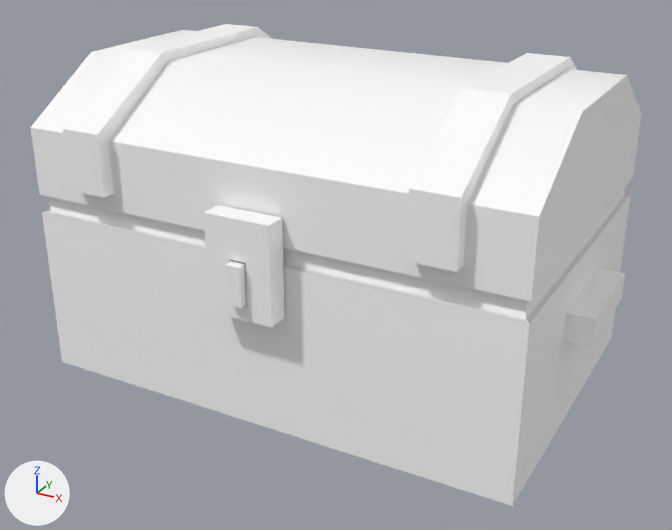
A saved change to the glTF model assets/synty/simple_fantasy/models/SF_Prop_Chest_01.glb.
Camera for both pictures: a camera (50 mm lens) standing at (0.018, -0.0332, 0.0209) and looking at (0.0003, -0.0009, 0.0048). Every picture has the same lights, and +X, +Y and +Z are marked at lower left. Where no turn or scale is listed for an object, it has been applied to the vertices.

In view in the first picture: 'SF_Prop_Chest_01', 'SF_Prop_Chest_Lid'.
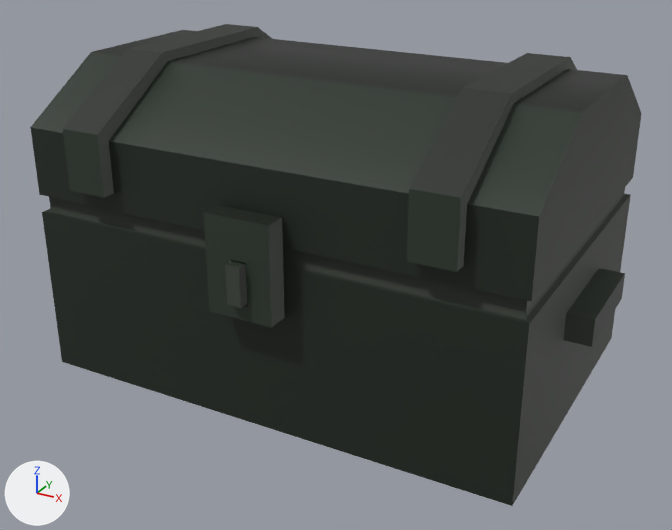
Where the change shows, as pixel boxes (x1, y1, x2, y2) in the pictures (672 x 530 px):
'SF_Prop_Chest_Lid', surface changed (white to black)
    both: (30, 24, 642, 328)
'SF_Prop_Chest_01', surface changed (grey to black)
    both: (42, 188, 631, 506)

The change, as a list of edits to the scene's bpy script:
```text
Add img_undead_footman_01:
    img_undead_footman_01 = load_image('Undead_Footman_01', '_unpacked/Undead_Footman_01', 512, 512, 'sRGB')
Change mat_lambert1:
    remove mat_lambert1.base_color = (1.0, 1.0, 1.0)  # white #ffffff
    add mat_lambert1.texture = img_undead_footman_01
```
